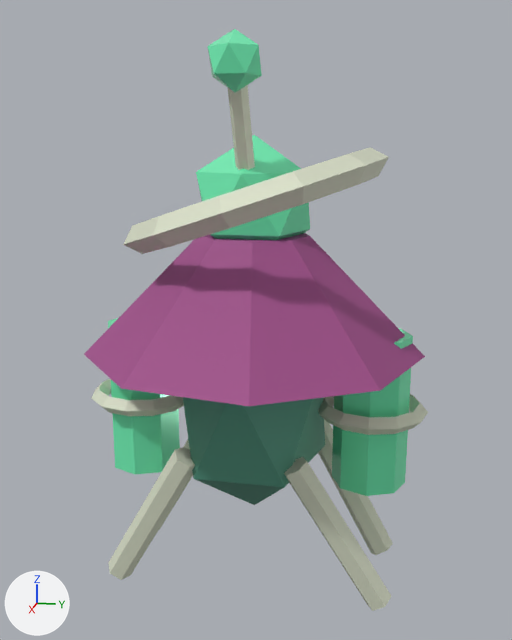
Renders of the glTF model assets/models/enemy_field_mender.glb from each side of a commit.
The view is the same before and after, from a 50 mm lens placed at (2.74, 0.56, 1.79), pointed at (-0.01, 0.01, 1.1). Every picture has the same lights, and +X, +Y and +Z are marked at lower left. The first picture is the older version.

The first picture shows 'enemy_field_mender'.
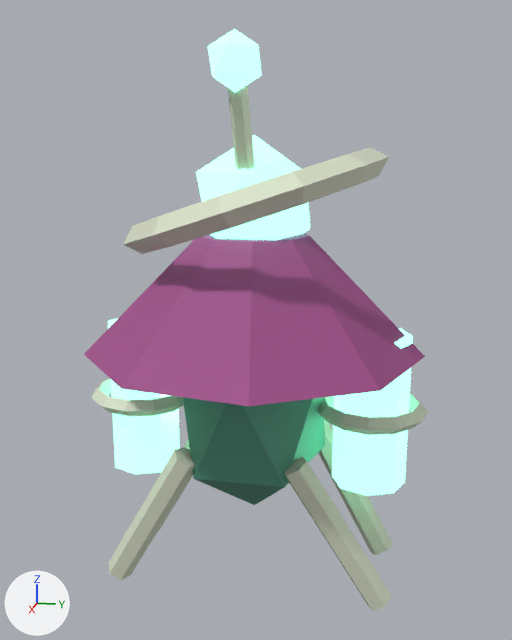
Location of each change, [x1, y1, x2, y2] in pixels of the pictures (512 x 640 px):
'enemy_field_mender', recoloured, surface changed (lighter): [96, 29, 423, 555] in both

Patch to the scene script:
```diff
--- a/assets/models/enemy_field_mender.glb.py
+++ b/assets/models/enemy_field_mender.glb.py
@@ mat_mender_serum @@
 mat_mender_serum.roughness = 0.18
+mat_mender_serum.emission_color = (0.256, 1.0, 0.64)  # green #8affd1
+mat_mender_serum.emission_strength = 2.2
```
